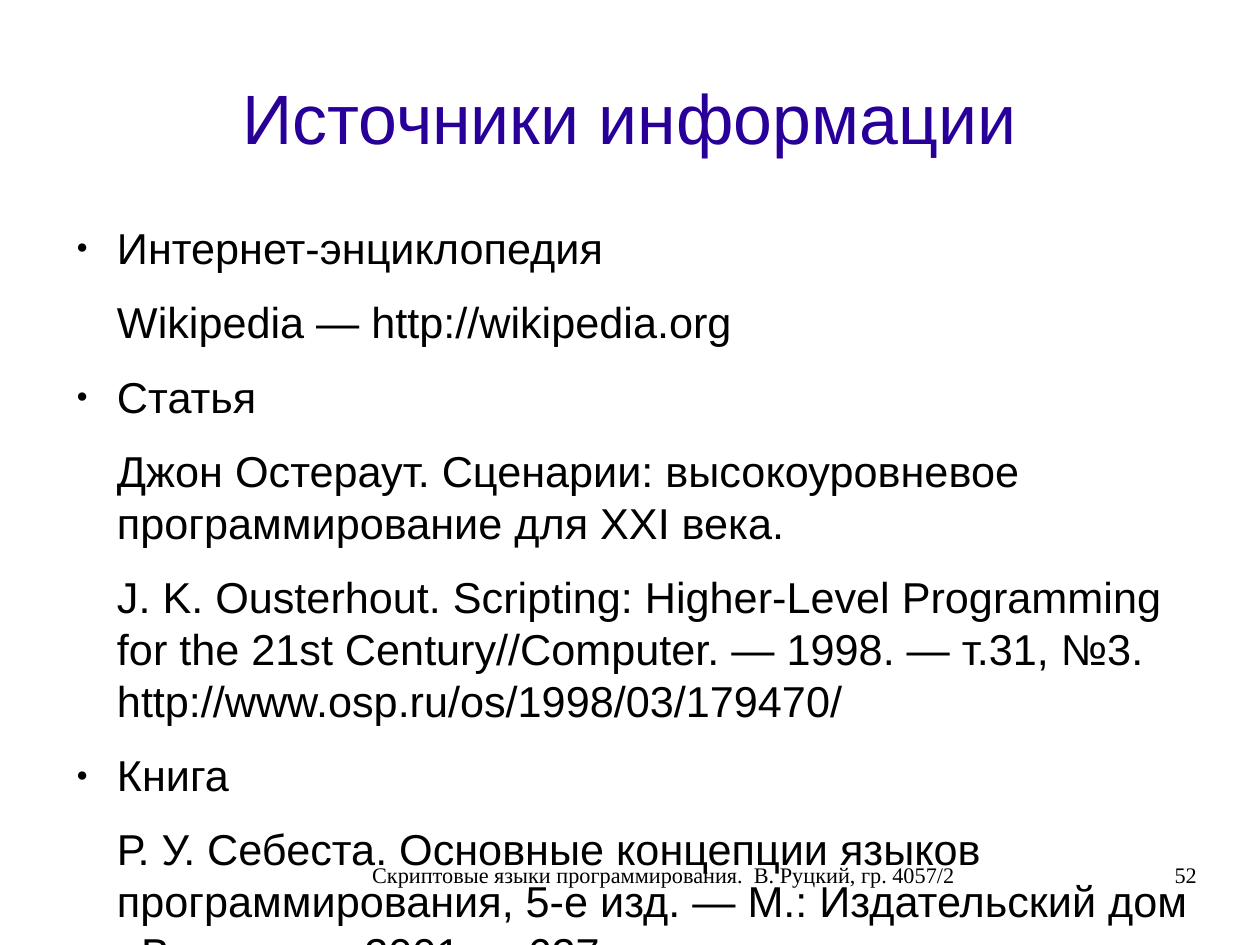
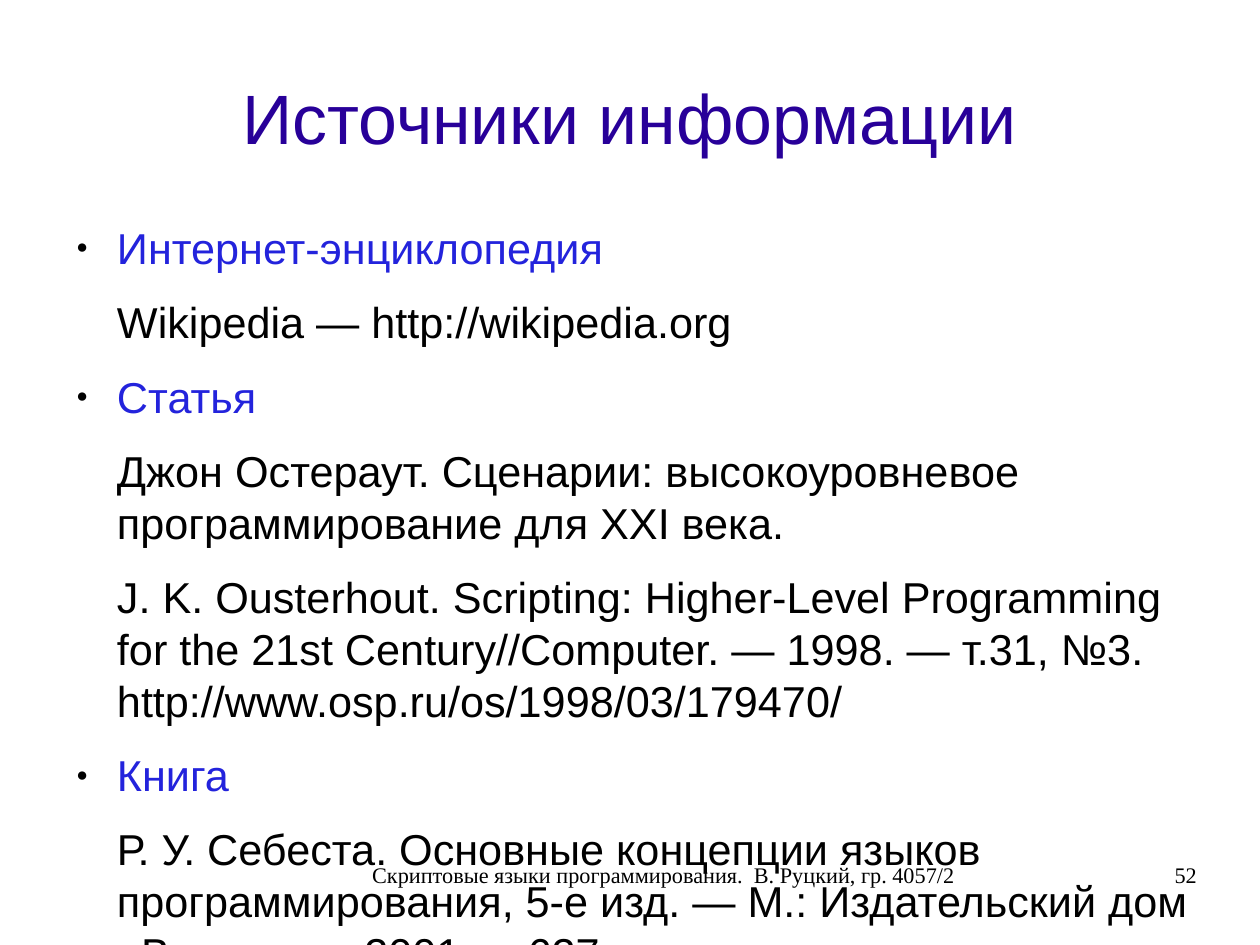
Before and after one commit to rutsky/semester07, a slide deck: slide 52 of Operation_systems/scripting_languages/40572_Rutsky_Scripting_languages.odp. Drawn at 1260x945 pixels with LibreOffice and Linux fonts; fonts in the diff are those of the drawing. Boxes give left, top, right and bottom in pixels: in the first picture for what was removed or moved away, otherwise in the second. Text is boxed around its words. In the diff, an @@ line names an element or a change of style, - is before the commit and + after.

```diff
--- a/Operation_systems/scripting_languages/40572_Rutsky_Scripting_languages.odp
+++ b/Operation_systems/scripting_languages/40572_Rutsky_Scripting_languages.odp
@@ text at (x1=117, y1=234, x2=603, y2=792): text colour #000000 to #2323DC in "Интернет-энциклопедия", "Статья", "Книга" @@
```
Also in this commit, not shown: 7 other slides changed.
